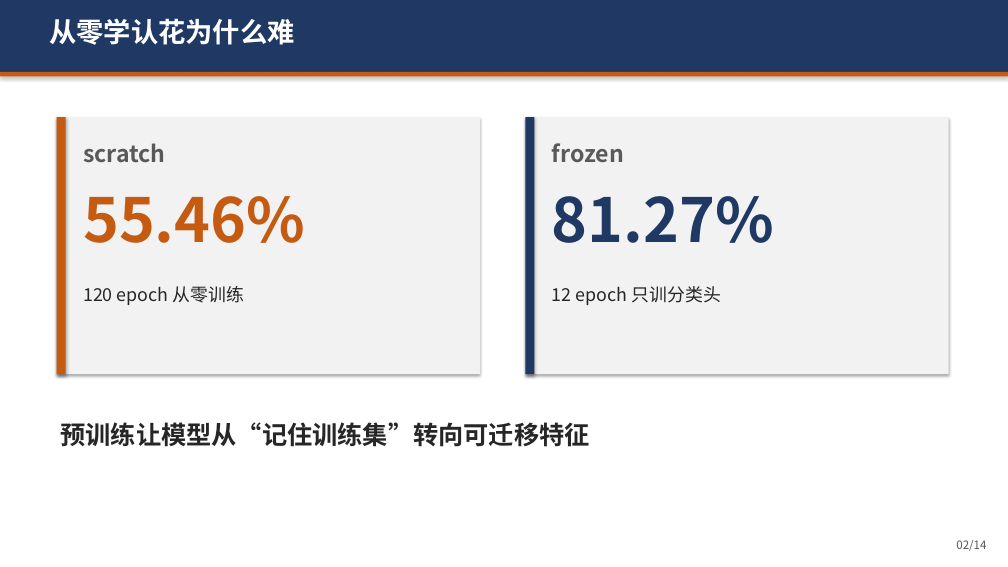
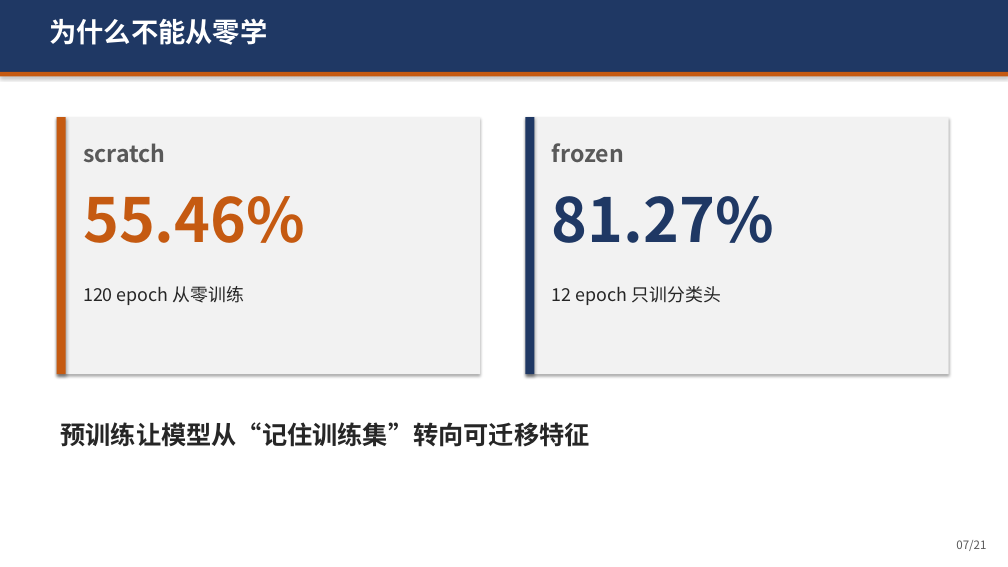
Before and after one commit to FeiSaMa/flower, a slide deck: slide 7 of report/slides.pptx (slide 2 before the commit). Drawn at 1008x567 pixels with LibreOffice and Linux fonts; fonts in the diff are those of the drawing. Boxes give left, top, right and bottom in pixels: in the first picture for what was removed or moved away, otherwise in the second. Text is boxed around its words. In the diff, an @@ line names an element or a change of style, - is before the commit and + after.

```diff
--- a/report/slides.pptx
+++ b/report/slides.pptx
@@ text at [49, 18, 267, 45]: text changed @@
-从零学认花为什么难
+为什么不能从零学
@@ text at [956, 540, 986, 551]: text changed @@
-02/14
+07/21
```
Also in this commit, not shown: 12 other slides changed, 7 slides added, 12 other files.
